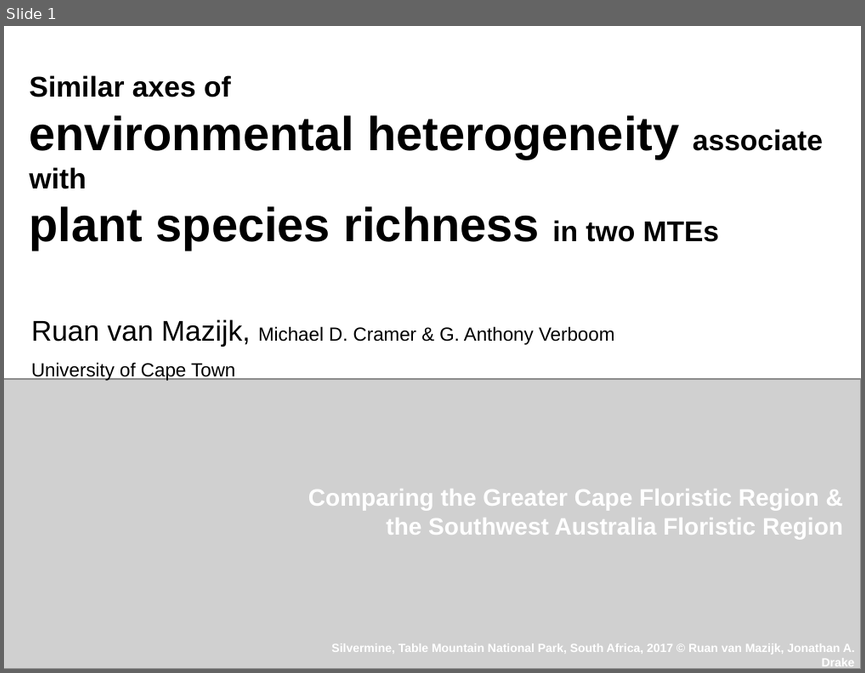
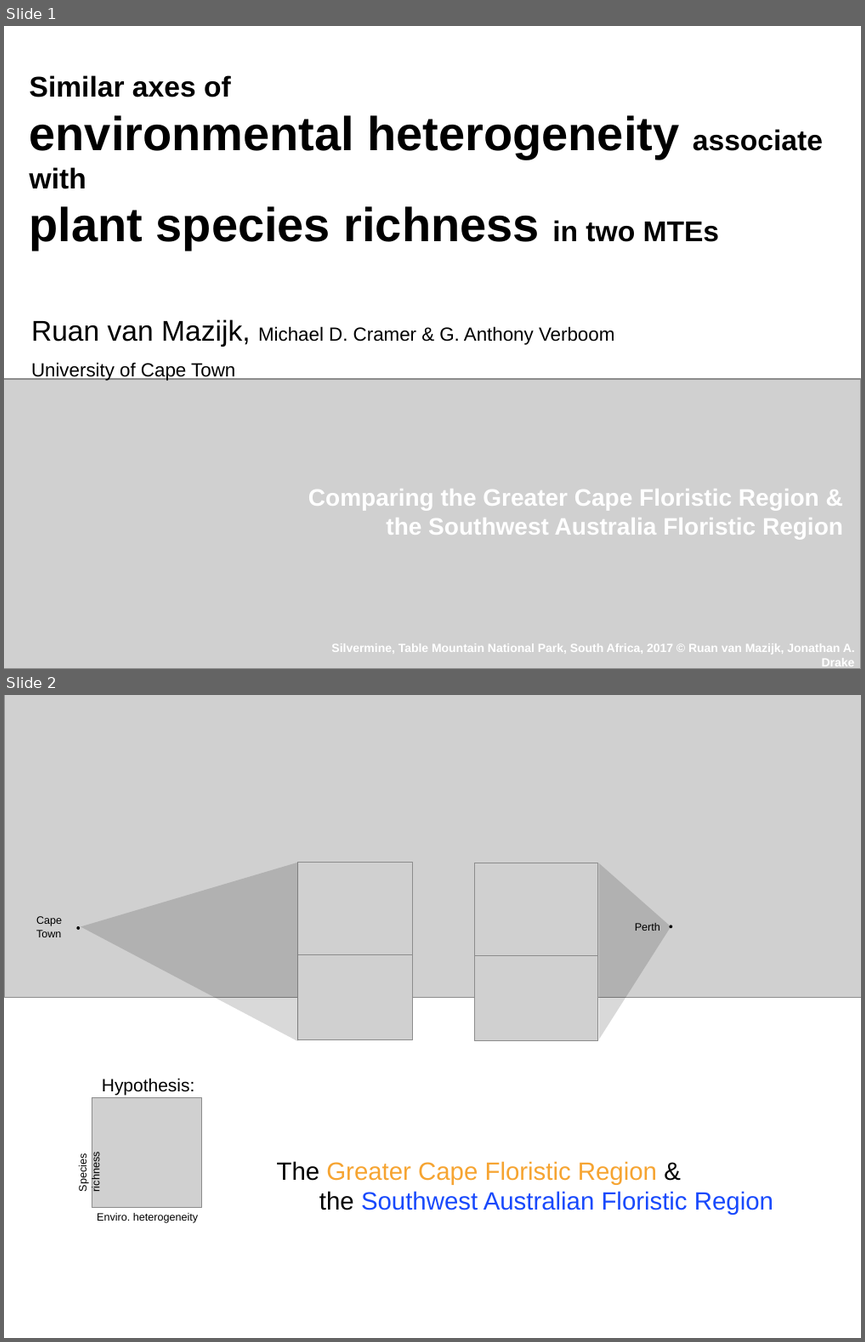
Before and after one commit to rvanmazijk/Cape-vs-SWA, a slide deck: talks/MEDECOS-2020/slides.pptx. Shown one above the other, each under a label of ours: slide 1 before the commit, slides 1 and 2 after it. The pictures are 865x673 and 865x1342 pixels, drawn with LibreOffice and Linux fonts; fonts in the diff are those of the drawing; grey boxes stand for pictures. Boxes give left, top, right and bottom in pixels: in the first picture for what was removed or moved away, otherwise in the second. Text is boxed around its words. In the diff, an @@ line names an element or a change of style, - is before the commit and + after.

Commit message:
Work on slides

```diff
--- a/talks/MEDECOS-2020/slides.pptx
+++ b/talks/MEDECOS-2020/slides.pptx
@@ slide 2 added at [4,695,861,1338], background #FFFFFF @@
@@ picture added at [4,695,861,998] @@
@@ group added at [80,862,670,1041]: 4 pictures, 2 freeform shapes @@
@@ text added at [36,916,62,937], 9 pt, text #000000 @@
+Cape Town
@@ text added at [635,923,660,930], 9 pt, text #000000 @@
+Perth
@@ ellipse added at [77,926,80,930], fill #000000 @@
@@ ellipse added at [669,925,672,928], fill #000000 @@
@@ text added at [277,1161,773,1214], 21 pt, text #1849FC @@
+The Greater Cape Floristic Region &
+the Southwest Australian Floristic Region
@@ group added at [77,1077,202,1223]: 3 texts, 1 picture @@
+Hypothesis:
+Species richness
+Enviro. heterogeneity
```
Also in this commit, not shown: 1 other slide added.
